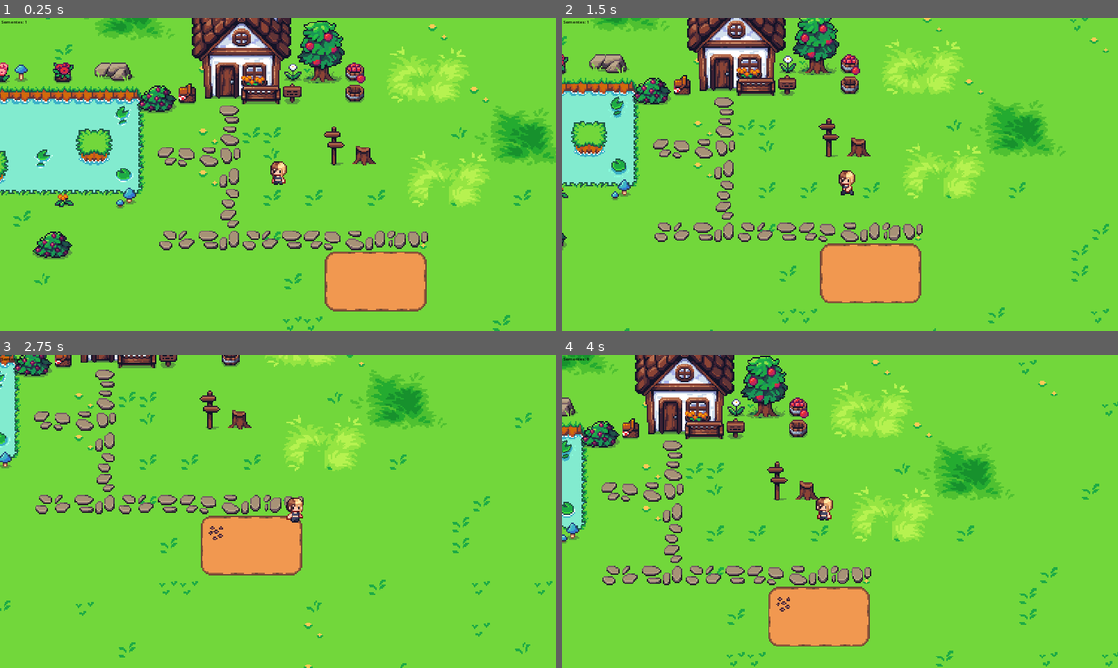
Above: before the commit, frames 1-4 (two rows, left to right).
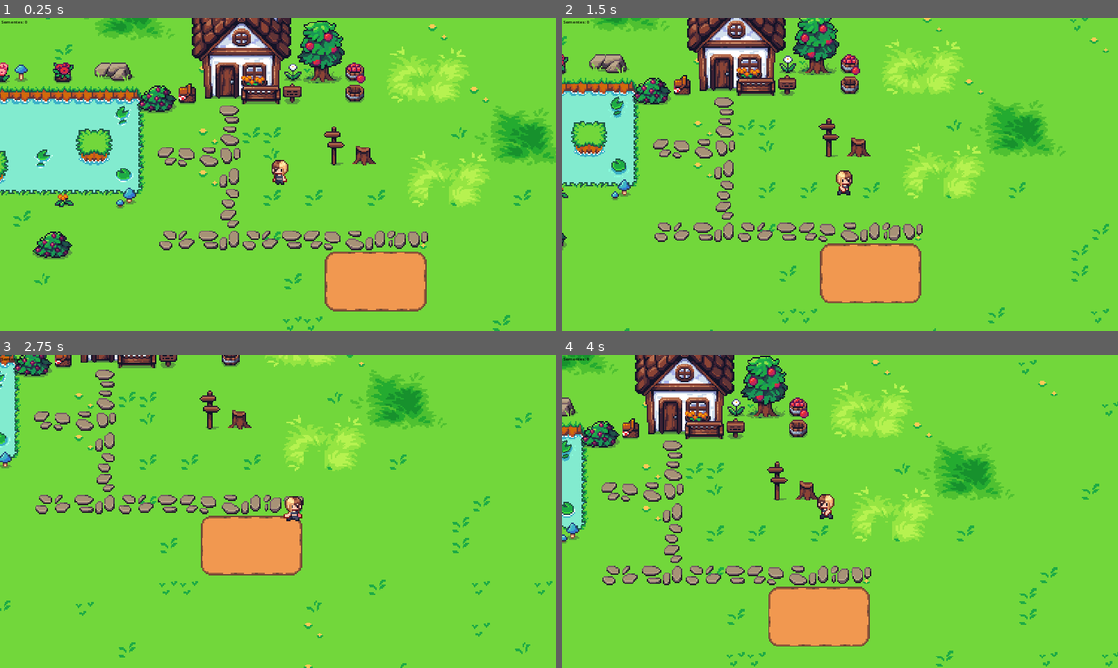
Above: after the commit, the same moments.

Repository: Ruteski/LittleFarm
Game: Godot game, scene res://scenes/principal.tscn
The game is run twice, just before and just after one commit, with the same random seed, the same clock (stepped at 60 frames per second) and the same inputs.
Inputs:
- Up to frame 1 (0.25 s): no input
- Up to frame 2 (1.5 s): hold Right (move_right) 0.53-1.28 s; hold Down (move_down) from 1.28 s (still down)
- Up to frame 3 (2.75 s): release Down (move_down) at 2.03 s; hold Right (move_right) from 2.03 s (still down)
- Up to frame 4 (4 s): release Right (move_right) at 2.78 s; hold Up (move_up) 2.78-3.53 s; hold Left (move_left) from 3.53 s (still down)

The runs differ from the first frame. In frame 1, 0.2% of the frame differs, in the area x 4-52%, y 0-54%; in frame 2, 0.2%; in frame 3, 0.2%; in frame 4, 0.3%, in the area x 38-49%, y 44-82%.

Commit message:
Tomate
adicionado script global pra cuidar da quantidade de sementes, alterado o script do player na animacao, agora ele flipa h ao inves de usar outra animacao

Diff:
--- a/project.godot
+++ b/project.godot
@@ -14,6 +14,10 @@
 run/main_scene="res://scenes/principal.tscn"
 config/features=PackedStringArray("4.3", "Forward Plus")
 config/icon="res://icon.svg"
+
+[autoload]
+
+global_dados="*res://scripts/dados.gd"
 
 [display]
 
--- a/scenes/player/player.tscn
+++ b/scenes/player/player.tscn
@@ -24,7 +24,7 @@
 
 [sub_resource type="Animation" id="Animation_ve5pl"]
 resource_name = "idle"
-length = 0.8
+length = 0.4
 loop_mode = 1
 step = 0.1
 tracks/0/type = "value"
@@ -34,10 +34,10 @@
 tracks/0/interp = 1
 tracks/0/loop_wrap = true
 tracks/0/keys = {
-"times": PackedFloat32Array(0, 0.2, 0.4, 0.6),
-"transitions": PackedFloat32Array(1, 1, 1, 1),
+"times": PackedFloat32Array(0, 0.3),
+"transitions": PackedFloat32Array(1, 1),
 "update": 1,
-"values": [0, 1, 2, 3]
+"values": [0, 1]
 }
 
 [sub_resource type="Animation" id="Animation_ij1nw"]
@@ -76,10 +76,29 @@
 "values": [16, 17, 18, 19, 20, 21, 22, 23]
 }
 
+[sub_resource type="Animation" id="Animation_javnn"]
+resource_name = "walk"
+length = 0.8
+loop_mode = 1
+step = 0.1
+tracks/0/type = "value"
+tracks/0/imported = false
+tracks/0/enabled = true
+tracks/0/path = NodePath("Texture:frame")
+tracks/0/interp = 1
+tracks/0/loop_wrap = true
+tracks/0/keys = {
+"times": PackedFloat32Array(0, 0.1, 0.2, 0.3, 0.4, 0.5, 0.6, 0.7),
+"transitions": PackedFloat32Array(1, 1, 1, 1, 1, 1, 1, 1),
+"update": 1,
+"values": [8, 9, 10, 11, 12, 13, 14, 15]
+}
+
 [sub_resource type="AnimationLibrary" id="AnimationLibrary_lqpiy"]
 _data = {
 "RESET": SubResource("Animation_e8t0y"),
 "idle": SubResource("Animation_ve5pl"),
+"walk": SubResource("Animation_javnn"),
 "walk_left": SubResource("Animation_ij1nw"),
 "walk_right": SubResource("Animation_wojjd")
 }
@@ -90,7 +109,7 @@
 _animation = NodePath("AnimationPlayer")
 
 [node name="Texture" type="Sprite2D" parent="."]
-position = Vector2(-1, -12)
+position = Vector2(0, -12)
 texture = ExtResource("1_ymoxl")
 hframes = 8
 vframes = 3
--- a/scenes/principal.tscn
+++ b/scenes/principal.tscn
@@ -1,9 +1,12 @@
-[gd_scene load_steps=5 format=3 uid="uid://bnqqn1v2jx33e"]
+[gd_scene load_steps=6 format=3 uid="uid://bnqqn1v2jx33e"]
 
 [ext_resource type="PackedScene" uid="uid://bnrswl33w6w60" path="res://scenes/cenario.tscn" id="1_e8tx4"]
 [ext_resource type="Script" path="res://scripts/principal.gd" id="1_tfj8l"]
 [ext_resource type="PackedScene" uid="uid://cuvtkhv8dp5bb" path="res://scenes/player/player.tscn" id="2_now1x"]
 [ext_resource type="PackedScene" uid="uid://dr1qjjhfyrlm8" path="res://scenes/tomate.tscn" id="3_4s5dv"]
+
+[sub_resource type="CircleShape2D" id="CircleShape2D_jtd6q"]
+radius = 8.0
 
 [node name="Principal" type="Node2D"]
 script = ExtResource("1_tfj8l")
@@ -31,3 +34,12 @@
 theme_override_colors/font_color = Color(0, 0, 0, 1)
 theme_override_font_sizes/font_size = 10
 text = "Sementes: 100"
+
+[node name="Sementes" type="Area2D" parent="."]
+monitorable = false
+
+[node name="Collision" type="CollisionShape2D" parent="Sementes"]
+position = Vector2(744, 248)
+shape = SubResource("CircleShape2D_jtd6q")
+
+[connection signal="body_entered" from="Sementes" to="Player" method="_on_sementes_body_entered"]
--- /dev/null
+++ b/scripts/dados.gd
@@ -0,0 +1,3 @@
+extends Node
+
+var sementes: int = 0
--- a/scripts/player/player.gd
+++ b/scripts/player/player.gd
@@ -6,12 +6,14 @@
 @export_category("Objetos")
 @export var _animation: AnimationPlayer
 
-var sementes: int = 1
+@onready var _texture := $Texture
 
 
 func _physics_process(_delta: float) -> void:
 	move()
+	flip_sprite()
 	animate()
+
 
 func move() -> void:
 	# o get_vector automagicamente normaliza o vetor
@@ -28,13 +30,21 @@
 
 func animate() -> void:
 	if velocity:
-		if velocity.x > 0:
-			_animation.play("walk_right")
-		else:
-			_animation.play("walk_left")
+		_animation.play("walk")
 	else:
 		_animation.play("idle")
 
 
+func flip_sprite() -> void:
+	if velocity.x > 0:
+		_texture.flip_h = true
+	elif velocity.x < 0:
+		_texture.flip_h = false
+
+
 func _plantou_tomate() -> void:
-	sementes -= 1
+	global_dados.sementes -= 1
+
+
+func _on_sementes_body_entered(_body: Node2D) -> void:
+	global_dados.sementes += 1
--- a/scripts/principal.gd
+++ b/scripts/principal.gd
@@ -6,4 +6,4 @@
 
 
 func _process(_delta: float) -> void:
-	label_sementes.text = str('Sementes: ', player.sementes)
+	label_sementes.text = str('Sementes: ', global_dados.sementes)
--- a/scripts/tomate.gd
+++ b/scripts/tomate.gd
@@ -9,7 +9,7 @@
 
 func _on_body_entered(body: Node2D) -> void:
 	if body is Player:
-		if body.sementes > 0:
+		if global_dados.sementes > 0:
 			body._plantou_tomate()
 			show()
 			await get_tree().create_timer(3.0).timeout
Not shown: 1 places in scenes/player/player.tscn that only renumber resources
